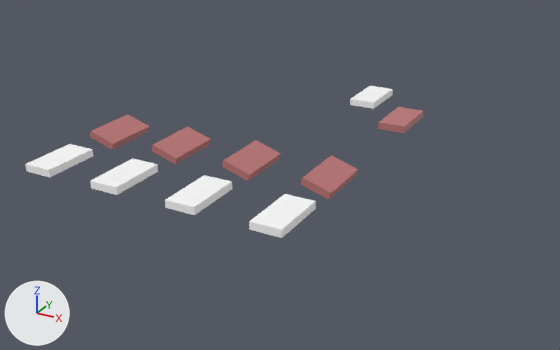
Renders of the glTF model gltf-extras/public/levels/constraints.glb from each side of a commit.
Rendered twice from a 50 mm camera at (15.16, -19.93, 12.65) aimed at (2.91, 2.34, 1.52). Lighting does not change. The marker at lower left points along +X, +Y and +Z.
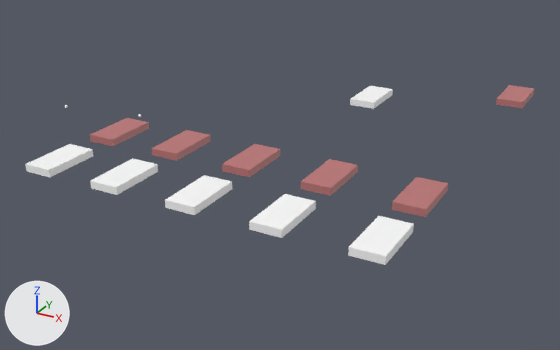
Diff of the bpy script that builds the scene:
```diff
--- a/gltf-extras/public/levels/constraints.glb.py
+++ b/gltf-extras/public/levels/constraints.glb.py
@@ me_pb_mesh_47378_clone__clone__clone__clone__clone__clone @@
 me_pb_mesh_47378_clone__clone__clone__clone__clone__clone.from_pydata(...)  # 8 vertices, 12 faces; spans x -0.5..0.5, y -1.0..1.0, z -0.12..0.12
-me_pb_mesh_47378_clone__clone__clone__clone__clone__clone.materials.append(mat_default_material)  # white #ffffff
+me_pb_mesh_47378_clone__clone__clone__clone__clone__clone.materials.append(mat_red)  # pink #bd7676
@@ me_pb_mesh_79244_clone__clone__clone__clone__clone @@
+me_pb_mesh_79244_clone__clone__clone__clone__clone.from_pydata(...)  # a box spanning x -0.5..0.5, y -1.0..1.0, z -0.12..0.12
+me_pb_mesh_79244_clone__clone__clone__clone__clone.materials.append(mat_default_material)  # white #ffffff
@@ ob_cube @@
 ob_cube.location = (0.39, 0.0, 3.0)
-ob_cube.rotation_euler = (0.0, 0.305, 0.0)  # degrees (0, 17, 0)
@@ ob_cube__6 @@
 ob_cube__6.location = (-2.27, 0.0, 3.0)
-ob_cube__6.rotation_euler = (0.0, 0.305, 0.0)  # degrees (0, 17, 0)
@@ ob_cube__2 @@
 ob_cube__2.location = (3.16, 0.0, 3.0)
-ob_cube__2.rotation_euler = (0.0, 0.305, 0.0)  # degrees (0, 17, 0)
@@ ob_cube__4 @@
 ob_cube__4.location = (5.95, 0.0, 3.0)
-ob_cube__4.rotation_euler = (0.0, 0.305, 0.0)  # degrees (0, 17, 0)
@@ ob_cube__8 @@
 ob_cube__8 = bpy.data.objects.new('Cube (8)', me_pb_mesh_47378_clone__clone__clone__clone)
-ob_cube__8.location = (6.0, 6.0, 3.0)
+ob_cube__8.location = (9.15, 10.29, 3.17)
@@ ob_cube__9 @@
 ob_cube__9 = bpy.data.objects.new('Cube (9)', me_pb_mesh_47378_clone__clone__clone__clone__clone__clone)
-ob_cube__9.location = (4.0, 8.0, 3.0)
+ob_cube__9.location = (8.87, 0.0, 3.0)
@@ ob_cube__11 @@
+ob_cube__11 = bpy.data.objects.new('Cube (11)', me_pb_mesh_79244_clone__clone__clone__clone__clone)
+ob_cube__11.location = (8.87, -3.0, 3.0)
```

Pixel boxes [x1, y1, x2, y2] of what changed, in the pictures (560 x 350 px):
'Cube (9)', recoloured, moved: before [350, 86, 393, 109]; after [392, 177, 448, 217]
'Cube (11)', added: after [348, 216, 414, 265]
'Cube (4)', turned: before [300, 155, 358, 200]; after [301, 159, 358, 196]
'Cube (8)', moved: before [378, 107, 423, 133]; after [496, 85, 534, 108]
'Cube (2)', turned: before [222, 140, 281, 181]; after [222, 144, 280, 177]
'Cube', turned: before [151, 126, 211, 165]; after [152, 130, 210, 161]
'Cube (6)', turned: before [90, 114, 149, 150]; after [90, 118, 149, 146]
